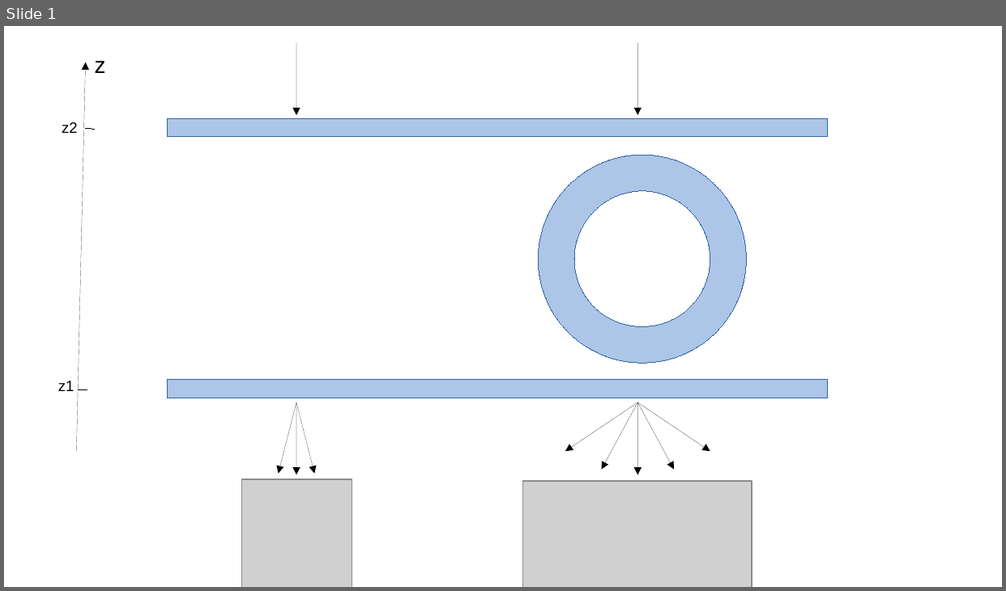
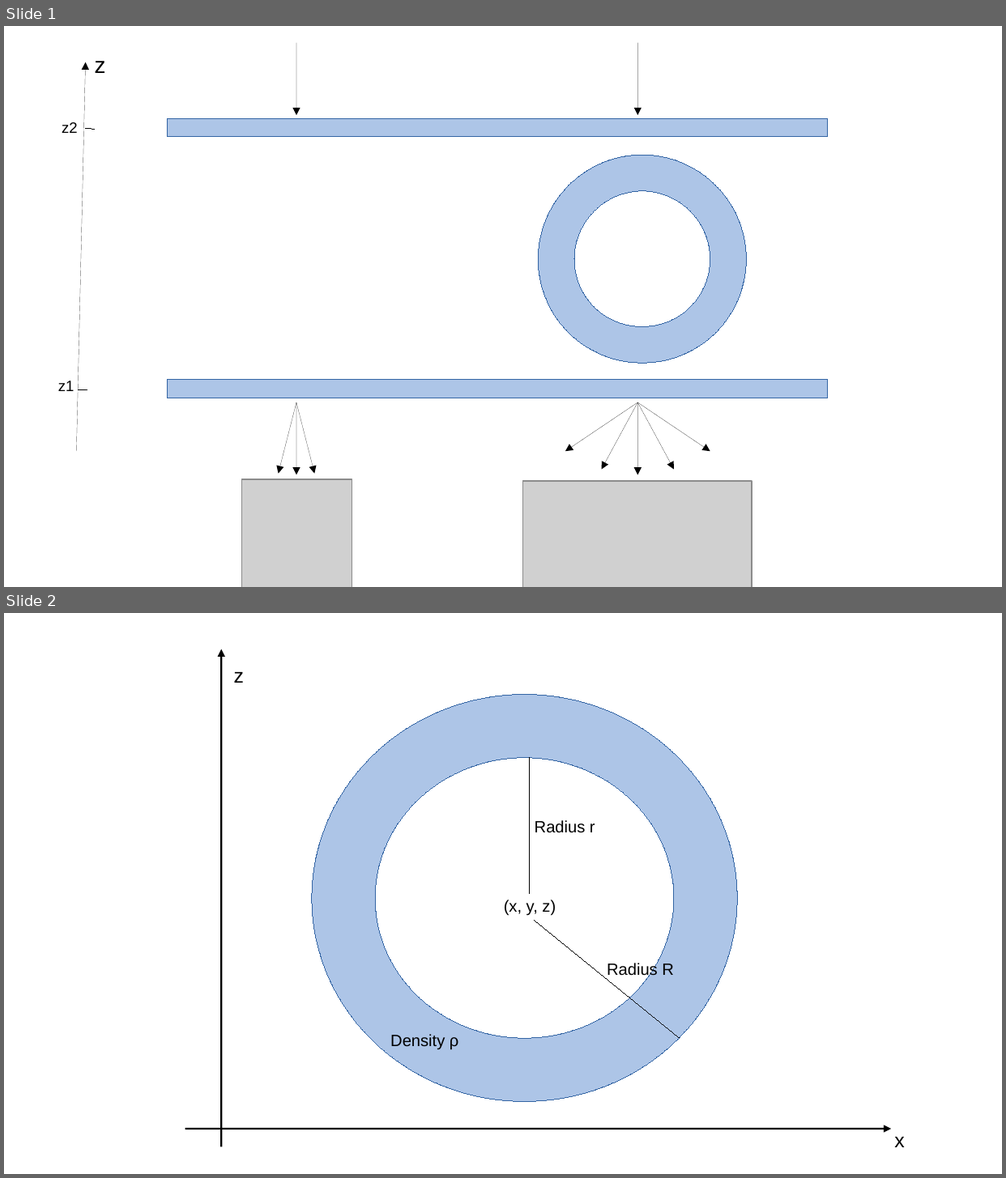
Before and after one commit to cedricpri/MasterTheses, a slide deck: MuonSystems/figs/myFigures.odp. Shown one above the other, each under a label of ours: slide 1 before the commit, slides 1 and 2 after it. The pictures are 1006x591 and 1006x1178 pixels, drawn with LibreOffice and Linux fonts; fonts in the diff are those of the drawing; grey boxes stand for pictures. Boxes give left, top, right and bottom in pixels: in the first picture for what was removed or moved away, otherwise in the second. Text is boxed around its words. In the diff, an @@ line names an element or a change of style, - is before the commit and + after.

```diff
--- a/MuonSystems/figs/myFigures.odp
+++ b/MuonSystems/figs/myFigures.odp
@@ slide 2 added at (4, 613, 1002, 1174), background #FFFFFF @@
@@ arrow added from (221, 1148) to (221, 649), #000000 1.5 pt @@
@@ text added at (234, 672, 244, 683), 16 pt, text #000000 @@
+z
@@ ellipse added at (312, 695, 738, 1102), fill #ADC5E7, outline #3465A4 0 pt @@
@@ ellipse added at (375, 758, 674, 1038), fill #FFFFFF, outline #3465A4 0 pt @@
@@ line added from (529, 894) to (529, 758), #000000 0 pt @@
@@ text added at (535, 820, 595, 833), 13 pt, text #000000 @@
+Radius r
@@ text added at (504, 900, 556, 916), 13 pt, text #000000 @@
+(x, y, z)
@@ line added from (535, 921) to (680, 1038), #000000 0 pt @@
@@ text added at (607, 963, 674, 980), 13 pt, text #000000 @@
+Radius R
@@ text added at (390, 1034, 458, 1050), 13 pt, text #000000 @@
+Density ρ
@@ arrow added from (185, 1129) to (892, 1129), #000000 1.5 pt @@
@@ text added at (894, 1137, 904, 1148), 16 pt, text #000000 @@
+x
```
Also in this commit, not shown: 2 other slides added, 10 other files.
